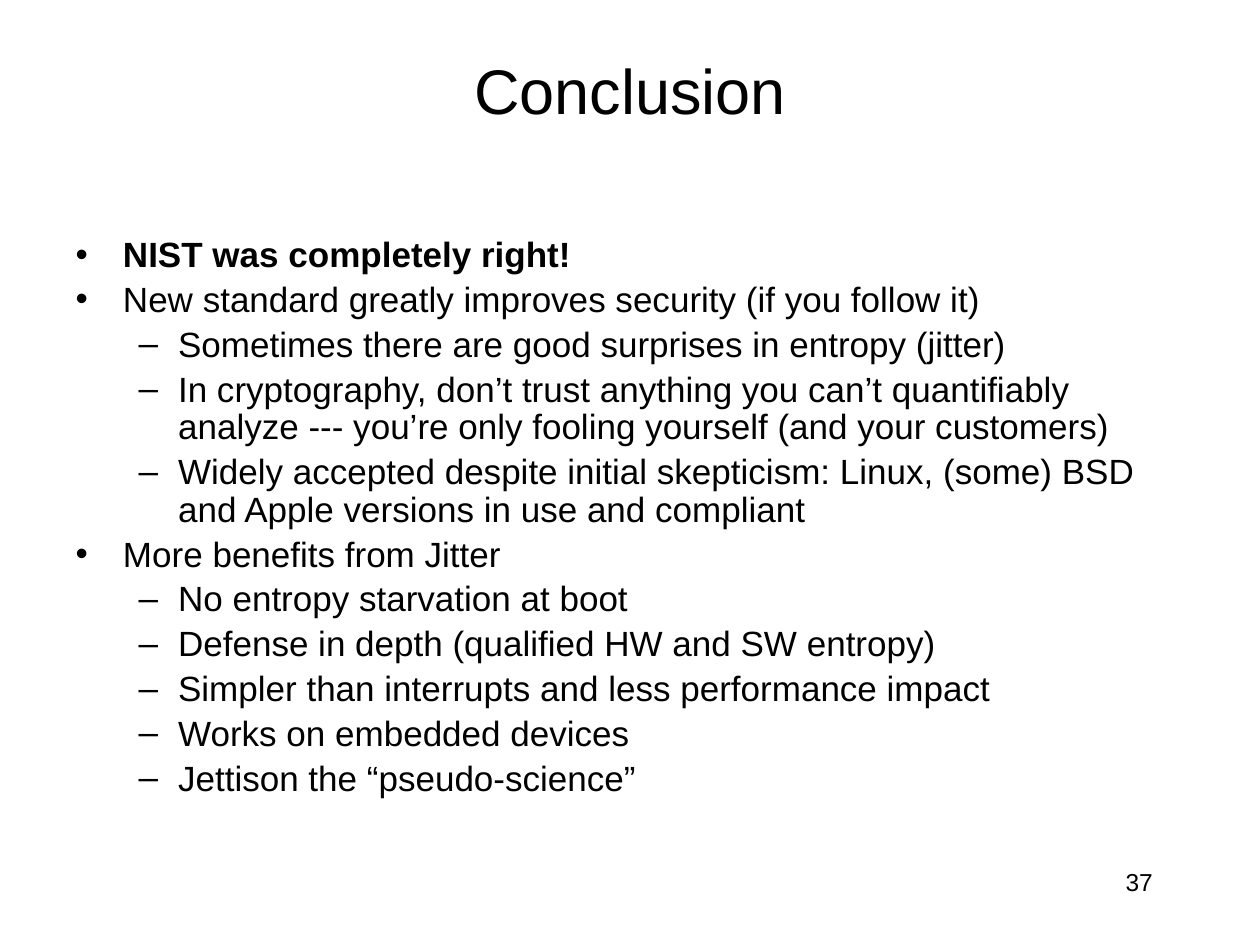
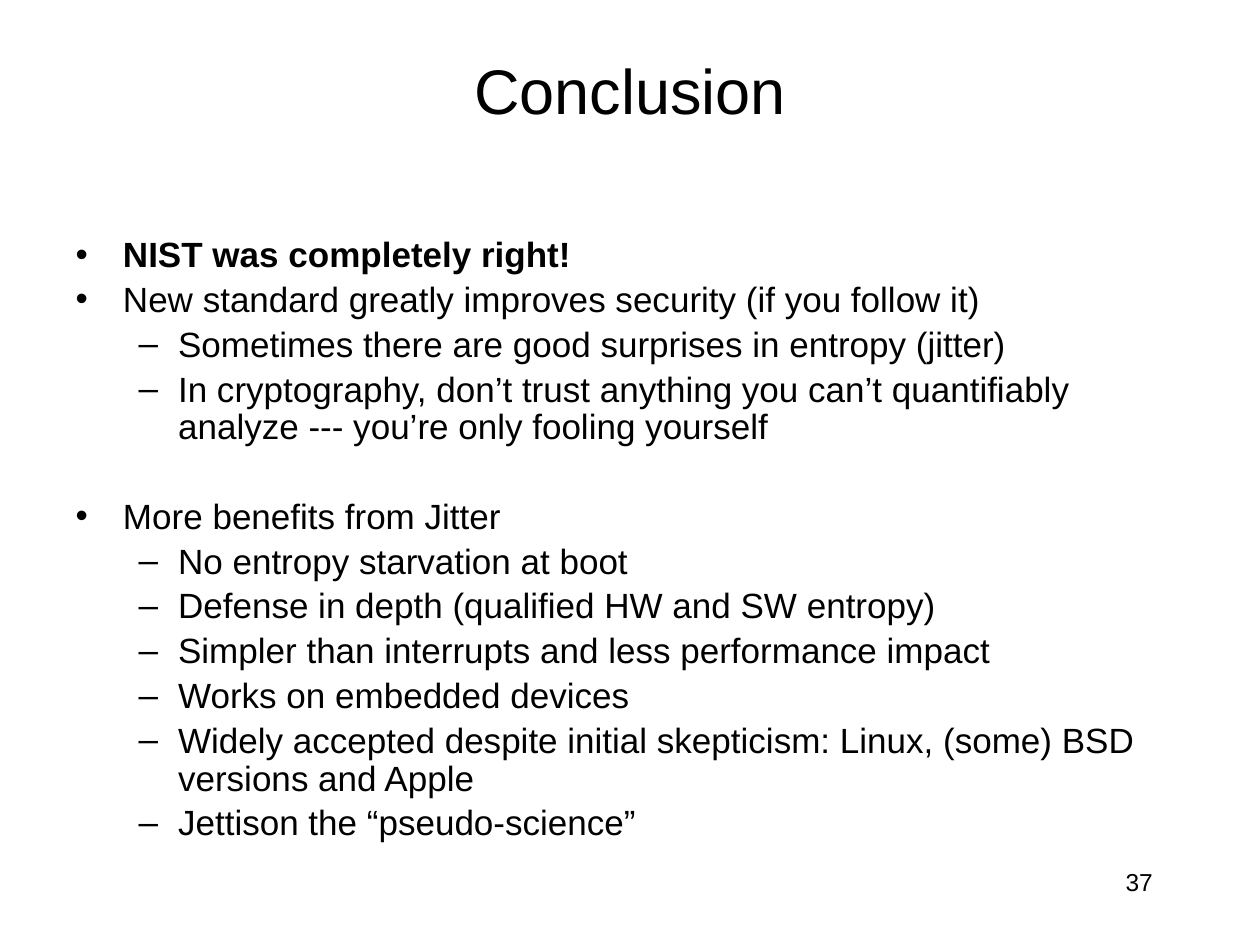
Before and after one commit to jlmucb/class_notes, a slide deck: slide 37 of BerkeleyClass/CS290Spring2013/Lectures/entropy_talk.pptx. Drawn at 1260x945 pixels with LibreOffice and Linux fonts; fonts in the diff are those of the drawing. Boxes give left, top, right and bottom in pixels: in the first picture for what was removed or moved away, otherwise in the second. Text is boxed around its words. In the diff, an @@ line names an element or a change of style, - is before the commit and + after.

Commit message:
a few more fixes

```diff
--- a/BerkeleyClass/CS290Spring2013/Lectures/entropy_talk.pptx
+++ b/BerkeleyClass/CS290Spring2013/Lectures/entropy_talk.pptx
@@ text at (x1=178, y1=376, x2=1069, y2=446): text changed @@
-  – In cryptography, don’t trust anything you can’t quantifiably analyze --- you’re only fooling yourself (and your customers)
-  – Widely accepted despite initial skepticism: Linux, (some) BSD and Apple versions in use and compliant
+  – In cryptography, don’t trust anything you can’t quantifiably analyze --- you’re only fooling yourself
@@ text at (x1=178, y1=727, x2=1134, y2=797): paragraph added @@
+  – Widely accepted despite initial skepticism: Linux, (some) BSD versions and Apple
```
Also in this commit, not shown: 11 other slides changed.
